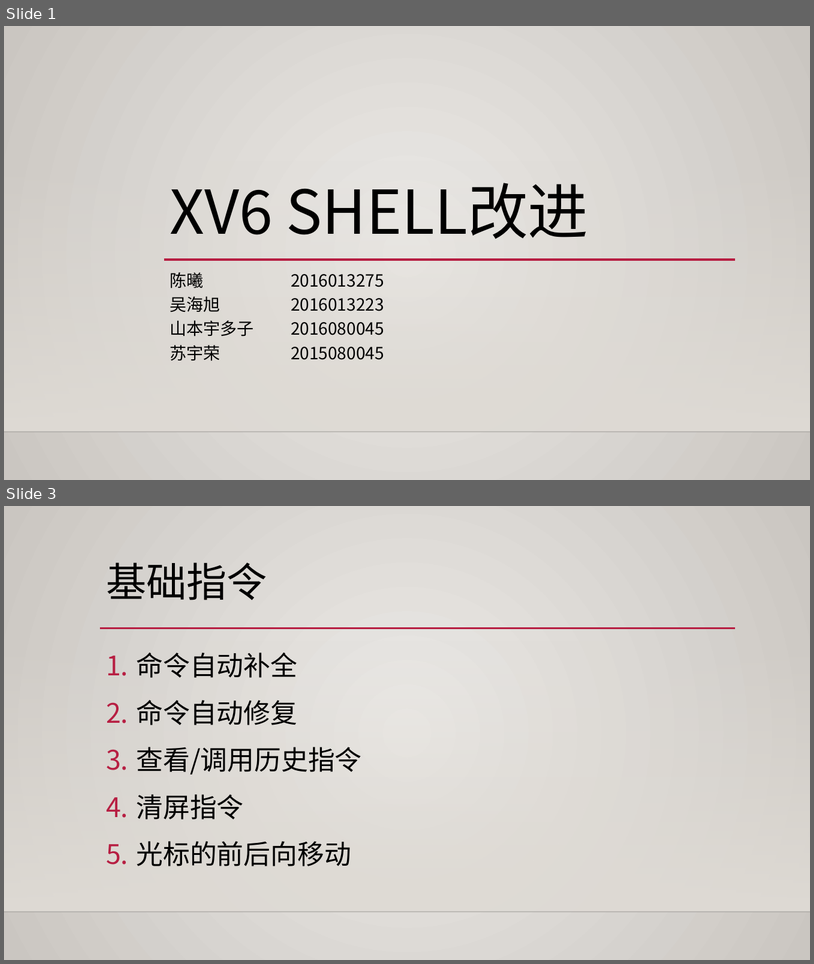
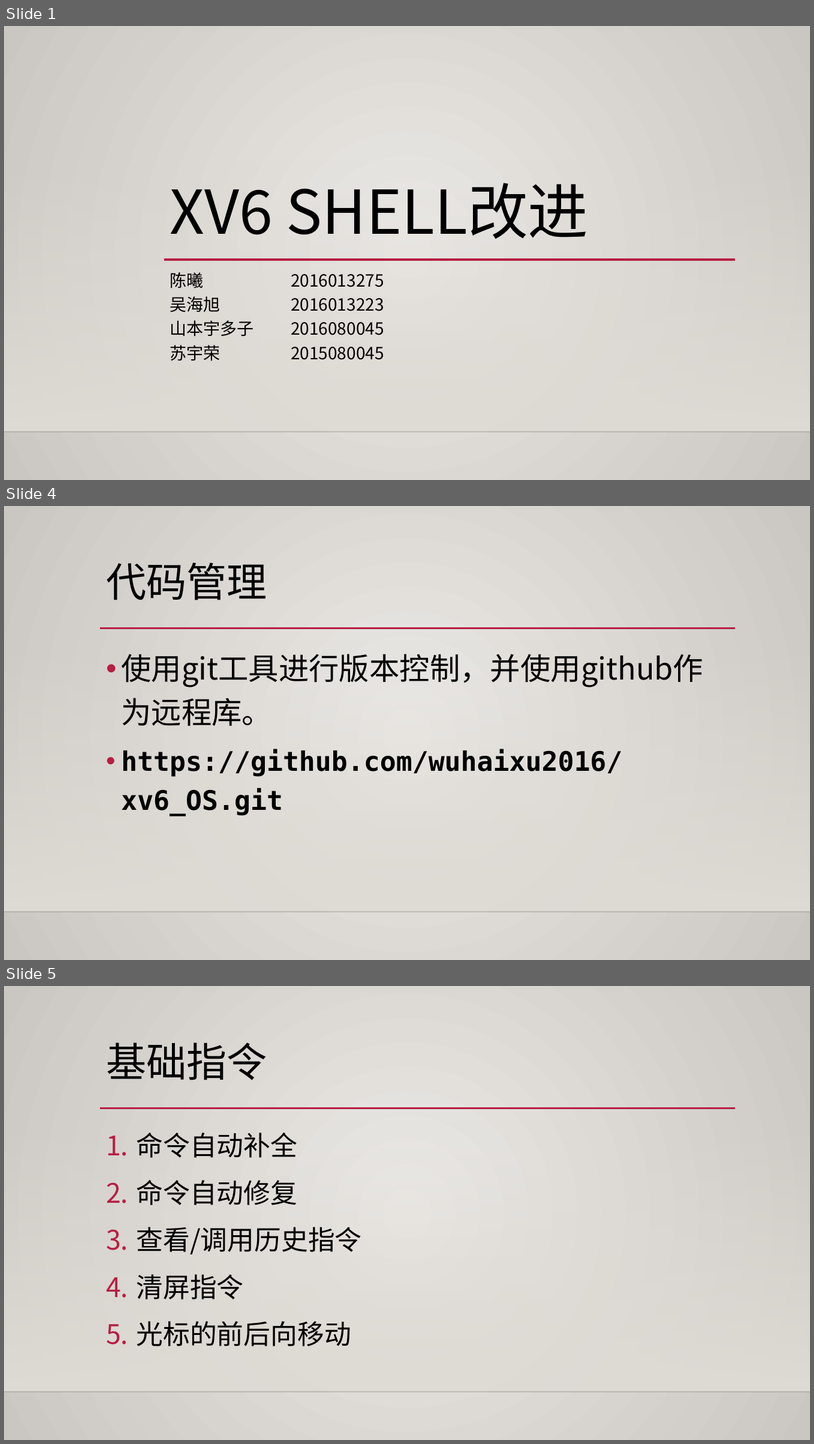
Before and after one commit to wuhaixu2016/xv6_OS, a slide deck: report/shell改进.pptx. Shown one above the other, each under a label of ours: slides 1 and 3 before the commit, slides 1, 4 and 5 after it; the slides between them are not shown. The pictures are 814x964 and 814x1444 pixels, drawn with LibreOffice and Linux fonts; fonts in the diff are those of the drawing; background and template pictures are left out. Boxes give left, top, right and bottom in pixels: in the first picture for what was removed or moved away, otherwise in the second. Text is boxed around its words. In the diff, an @@ line names an element or a change of style, - is before the commit and + after.

```diff
--- a/report/shell改进.pptx
+++ b/report/shell改进.pptx
@@ slide 4 added at (x1=4, y1=506, x2=810, y2=960), background gradient #ECEAE7 to #CAC7C1; not listed: 3 template elements that a slide beside it also shows @@
@@ title added at (x1=106, y1=562, x2=267, y2=600), 48 pt, text #000000 @@
+代码管理
@@ text added at (x1=121, y1=654, x2=704, y2=816), 32 pt, text #000000, bold @@
+• 使用git工具进行版本控制，并使用github作为远程库。
+• https://github.com/wuhaixu2016/xv6_OS.git
@@ what was slide 3 is now slide 5 @@
```
Also in this commit, not shown: 7 slides changed, 1 other slide added, 6 other files.
